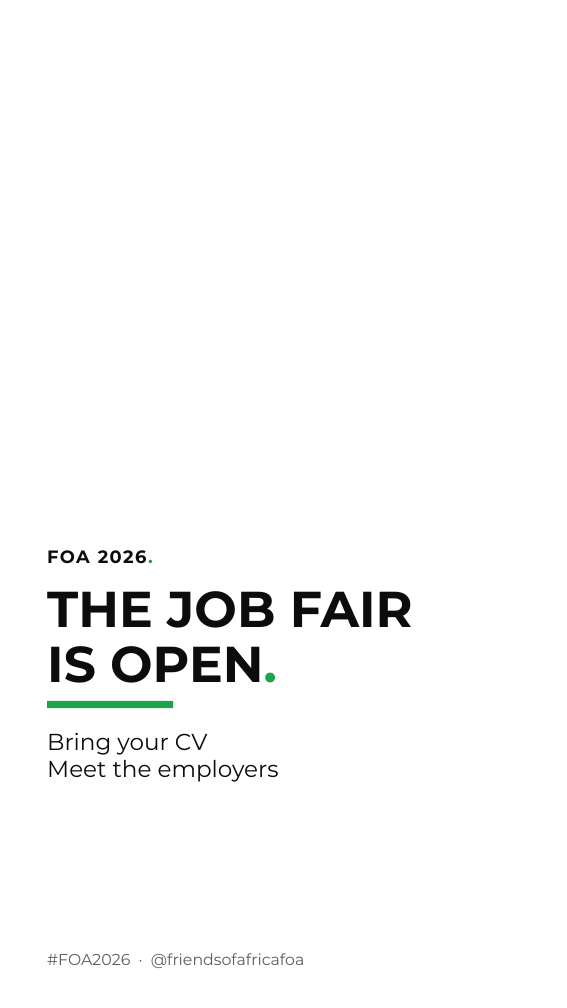
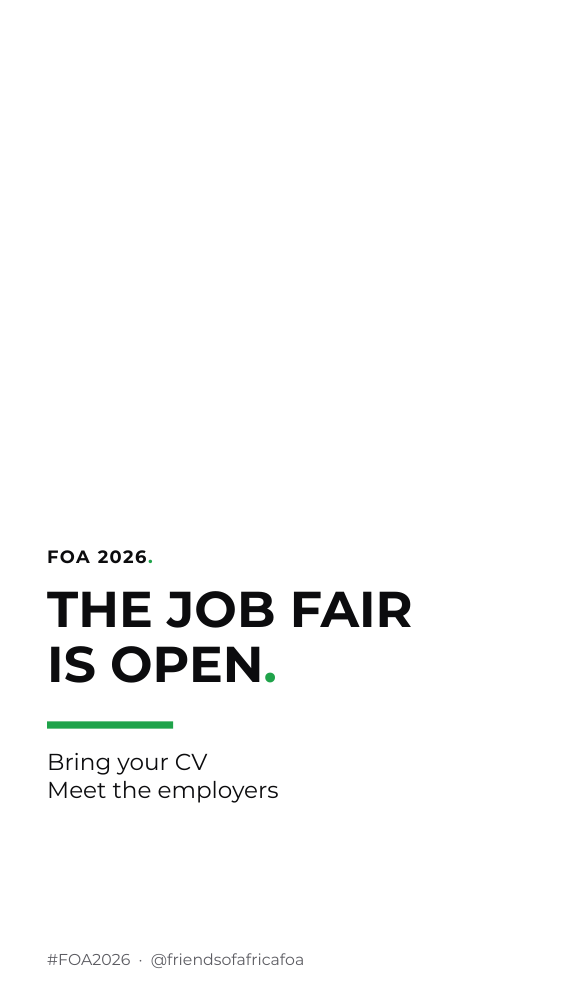
Before and after one commit to Okidoki9903/canva-templates, a slide deck: slide 6 of templates/08-stories-editable.pptx. Drawn at 567x1008 pixels with LibreOffice and Linux fonts; fonts in the diff are those of the drawing; background and template pictures are left out. Boxes give left, top, right and bottom in pixels: in the first picture for what was removed or moved away, otherwise in the second. Text is boxed around its words. In the diff, an @@ line names an element or a change of style, - is before the commit and + after.

```diff
--- a/templates/08-stories-editable.pptx
+++ b/templates/08-stories-editable.pptx
@@ text "Bring your CV": place and size @@
-text "Bring your CV" at (47, 733, 279, 782)
+text "Bring your CV" at (47, 753, 279, 803)
@@ rectangle: place and size @@
-rectangle at (47, 701, 173, 709)
+rectangle at (47, 721, 173, 729)
```
Also in this commit, not shown: 7 other slides changed, 8 other files.
